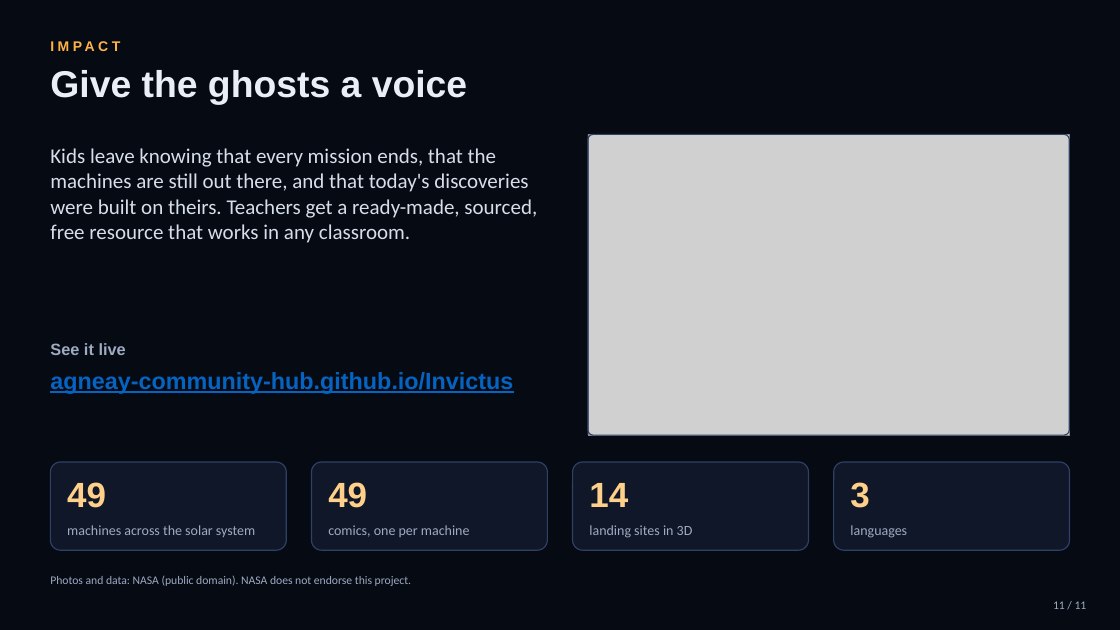
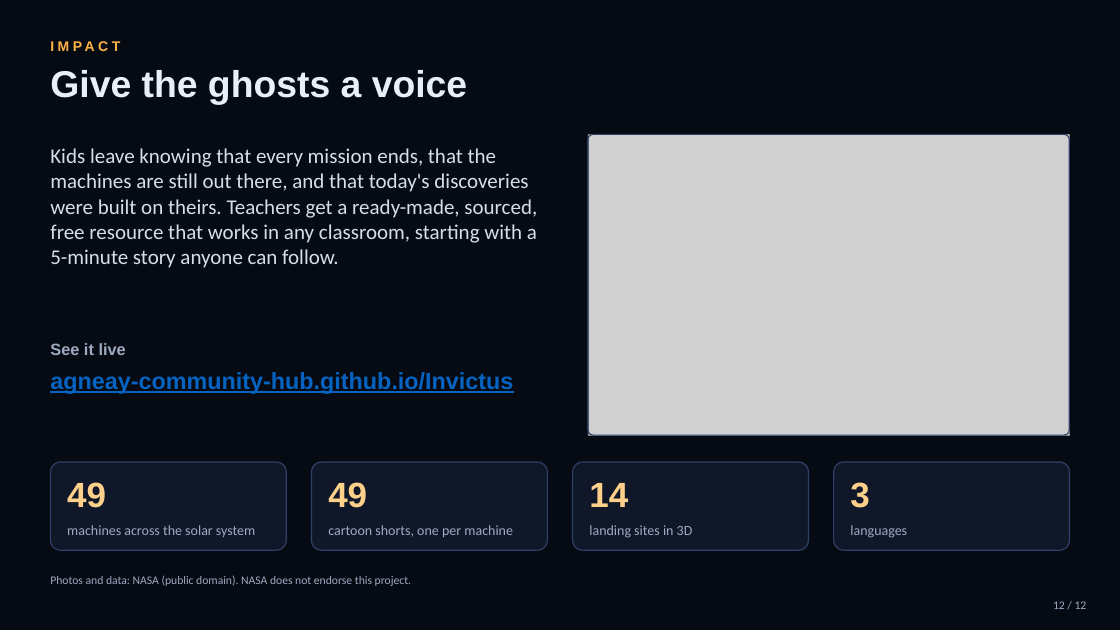
Before and after one commit to Agneay-Community-Hub/Invictus, a slide deck: slide 12 of docs/pitch-deck.pptx (slide 11 before the commit). Drawn at 1120x630 pixels with LibreOffice and Linux fonts; fonts in the diff are those of the drawing; grey boxes stand for pictures; background and template pictures are left out. Boxes give left, top, right and bottom in pixels: in the first picture for what was removed or moved away, otherwise in the second. Text is boxed around its words. In the diff, an @@ line names an element or a change of style, - is before the commit and + after.

```diff
--- a/docs/pitch-deck.pptx
+++ b/docs/pitch-deck.pptx
@@ text at (50, 148, 537, 268): text changed @@
-Kids leave knowing that every mission ends, that the machines are still out there, and that today's discoveries were built on theirs. Teachers get a ready-made, sourced, free resource that works in any classroom.
+Kids leave knowing that every mission ends, that the machines are still out there, and that today's discoveries were built on theirs. Teachers get a ready-made, sourced, free resource that works in any classroom, starting with a 5-minute story anyone can follow.
@@ text at (328, 525, 513, 537): text changed @@
-comics, one per machine
+cartoon shorts, one per machine
@@ text at (1053, 601, 1087, 609): text changed @@
-11 / 11
+12 / 12
```
Also in this commit, not shown: 10 other slides changed, 1 slide added, 44 other files.
